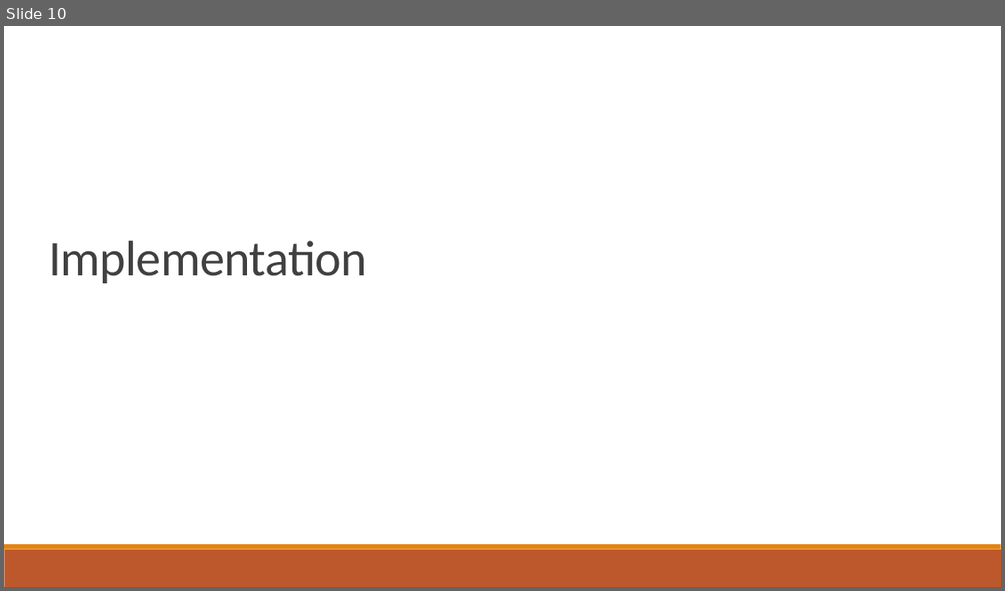
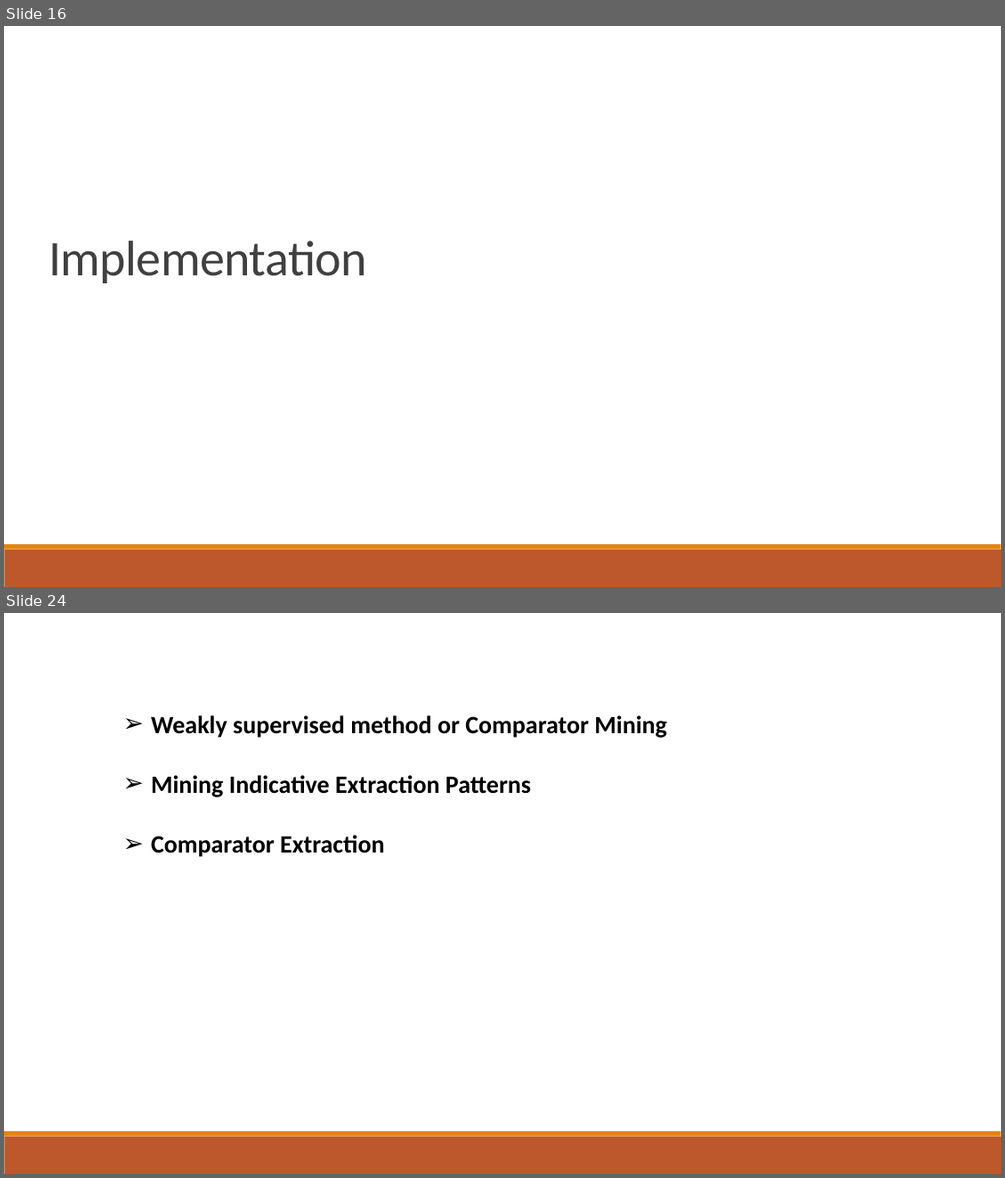
Before and after one commit to jalanreddy/GitHub, a slide deck: Presentation.pptx. Shown one above the other, each under a label of ours: slide 10 before the commit, slides 16 and 24 after it; the slides between them are not shown. The pictures are 1005x591 and 1005x1178 pixels, drawn with LibreOffice and Linux fonts; fonts in the diff are those of the drawing. Boxes give left, top, right and bottom in pixels: in the first picture for what was removed or moved away, otherwise in the second. Text is boxed around its words. In the diff, an @@ line names an element or a change of style, - is before the commit and + after.

```diff
--- a/Presentation.pptx
+++ b/Presentation.pptx
@@ slide 24 added at <box>4,613,1001,1174</box>, background #FFFFFF; not listed: 2 template elements that a slide beside it also shows @@
@@ text added at <box>151,715,667,857</box>, 24 pt, text #000000, bold @@
+➢ Weakly supervised method or Comparator Mining
+➢ Mining Indicative Extraction Patterns
+➢ Comparator Extraction
@@ what was slide 10 is now slide 16 @@
```
Also in this commit, not shown: 6 slides changed, 31 other slides added, 2 other files.
